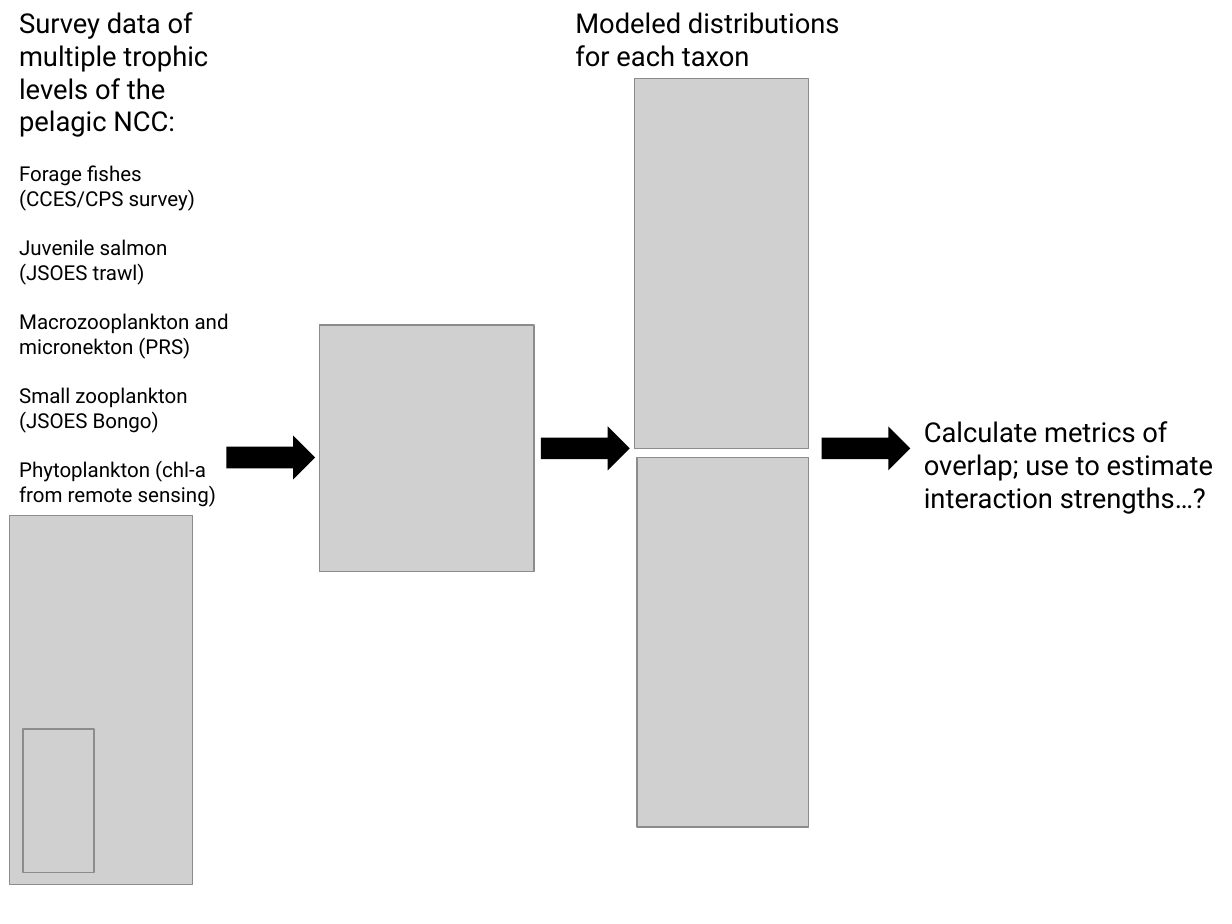
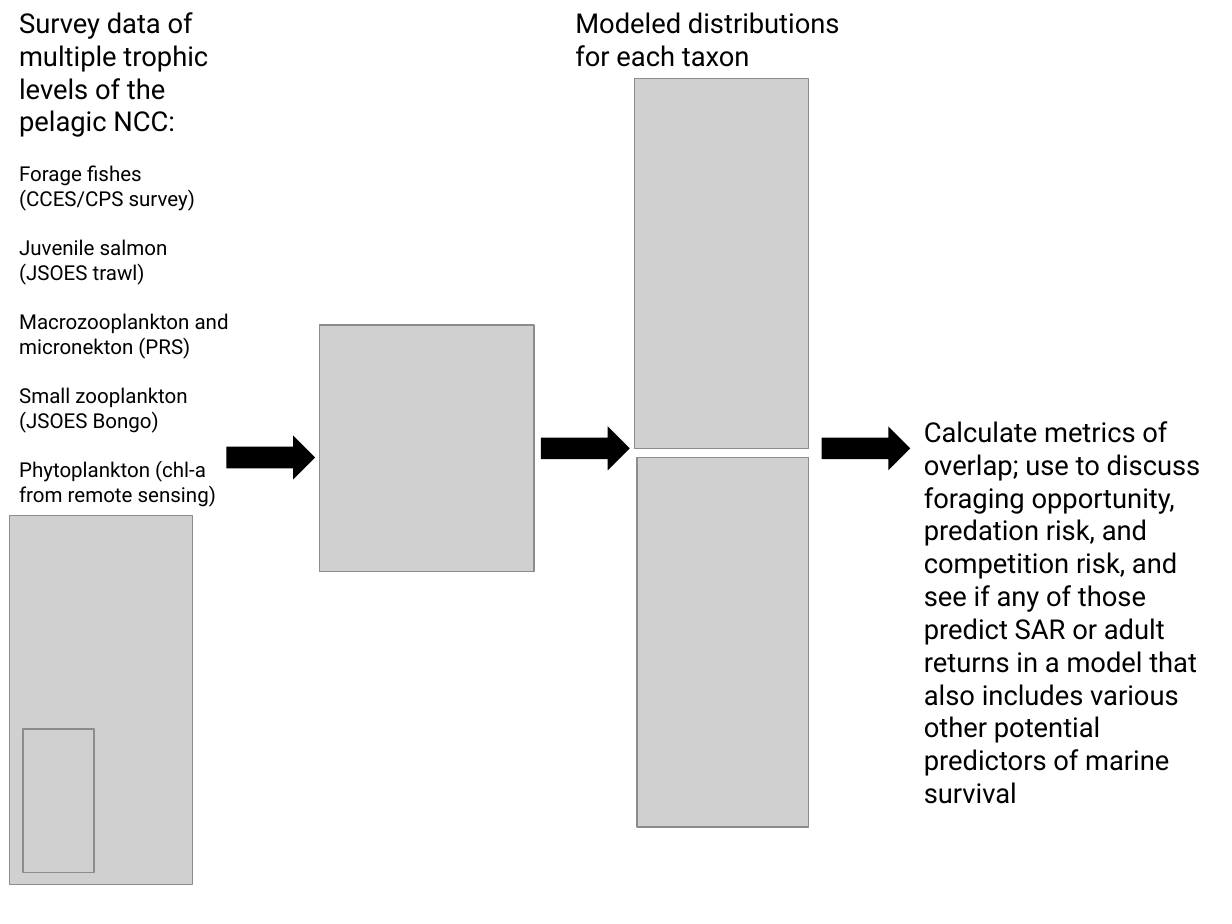
Before and after one commit to markusmin/JSOES-SDM, a slide deck: slide 1 of docs/modeling_workflow.pptx. Drawn at 1232x924 pixels with LibreOffice and Linux fonts; fonts in the diff are those of the drawing; grey boxes stand for pictures. Boxes give left, top, right and bottom in pixels: in the first picture for what was removed or moved away, otherwise in the second. Text is boxed around its words. In the diff, an @@ line names an element or a change of style, - is before the commit and + after.

```diff
--- a/docs/modeling_workflow.pptx
+++ b/docs/modeling_workflow.pptx
@@ text at [924,421,1201,804]: text changed @@
-Calculate metrics of overlap; use to estimate interaction strengths…?
+Calculate metrics of overlap; use to discuss foraging opportunity, predation risk, and competition risk, and see if any of those predict SAR or adult returns in a model that also includes various other potential predictors of marine survival
```
Also in this commit, not shown: 14 other files.
